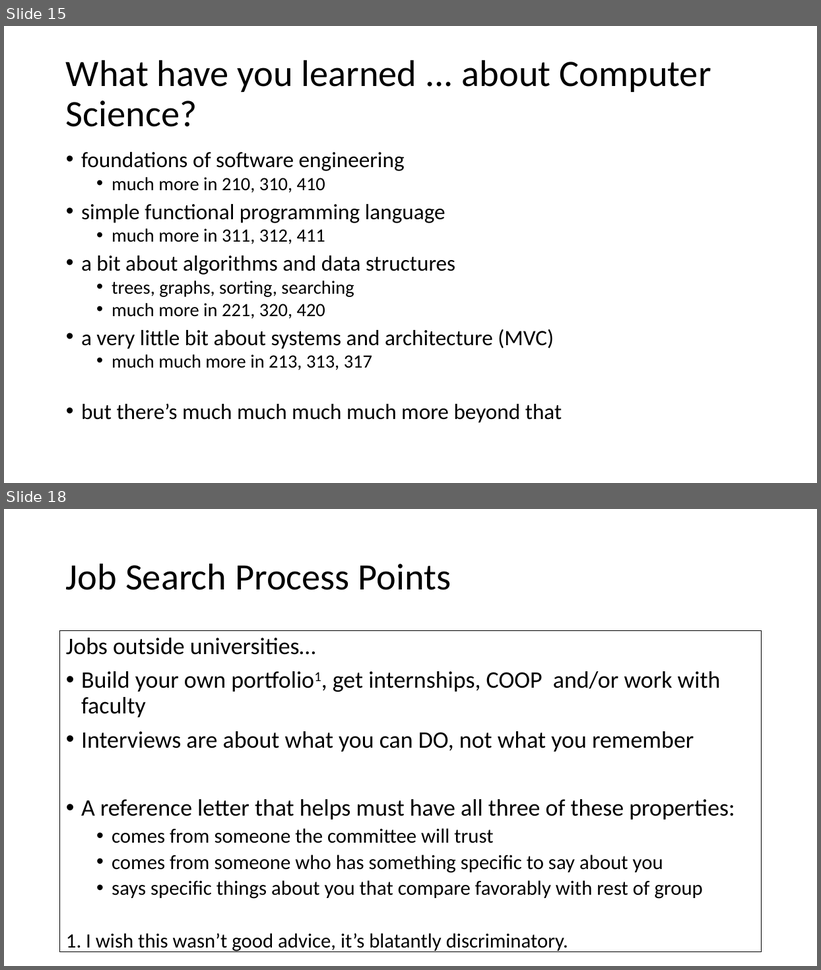
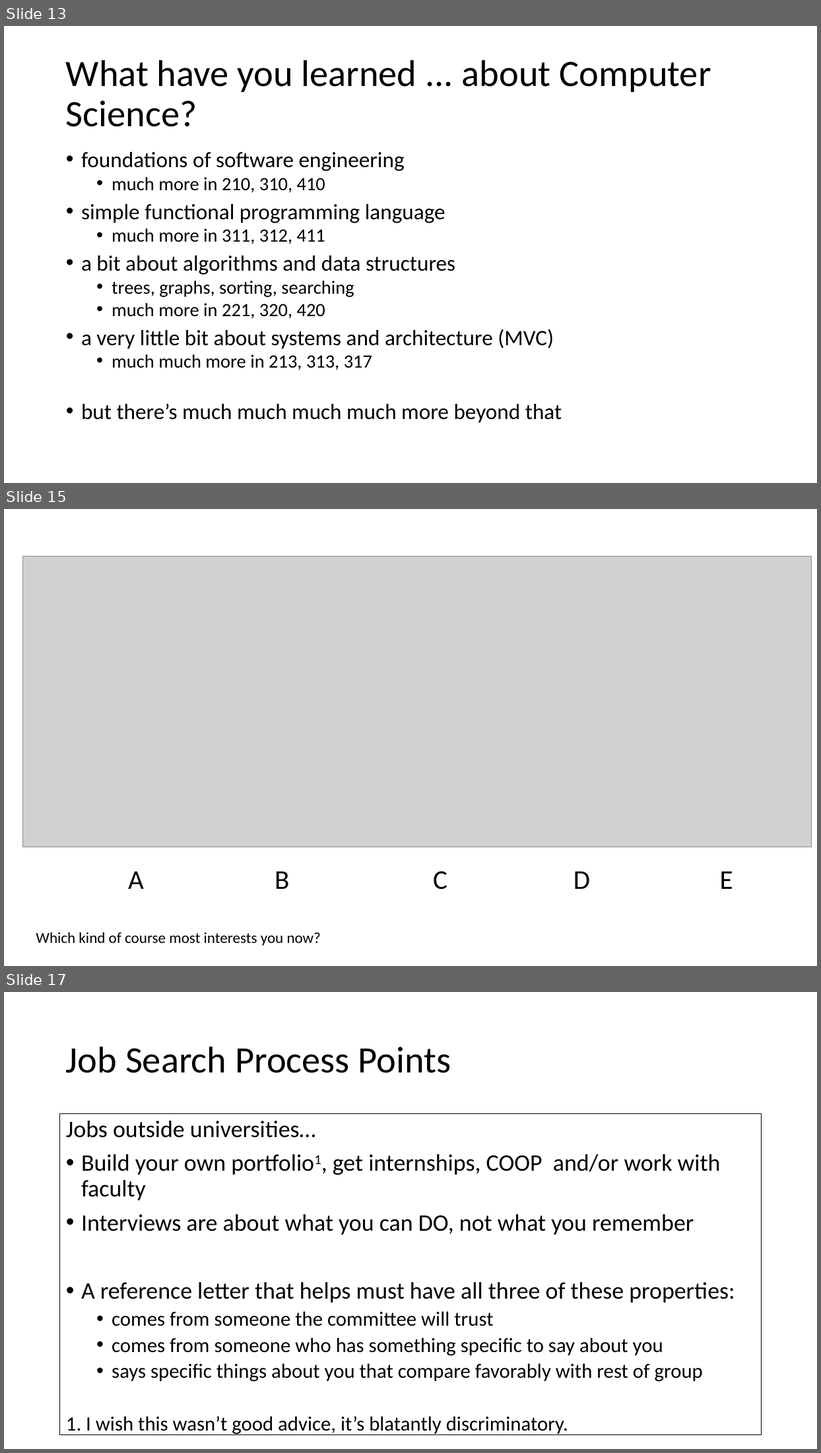
Before and after one commit to GregorKiczales/spd-materials, a slide deck: instructor/l23/lec23-wrap.pptx. Shown one above the other, each under a label of ours: slides 15 and 18 before the commit, slides 13, 15 and 17 after it; the slides between them are not shown. The pictures are 821x970 and 821x1453 pixels, drawn with LibreOffice and Linux fonts; fonts in the diff are those of the drawing; grey boxes stand for pictures. Boxes give left, top, right and bottom in pixels: in the first picture for what was removed or moved away, otherwise in the second. Text is boxed around its words. In the diff, an @@ line names an element or a change of style, - is before the commit and + after.

```diff
--- a/instructor/l23/lec23-wrap.pptx
+++ b/instructor/l23/lec23-wrap.pptx
@@ slide 15 added at bbox=[4, 509, 817, 966], background #FFFFFF @@
@@ picture added at bbox=[23, 557, 812, 848] @@
@@ text added at bbox=[128, 871, 733, 890], 32 pt, text #000000 @@
+A B C D E
@@ text added at bbox=[36, 933, 321, 946], 18 pt, text #000000 @@
+Which kind of course most interests you now?
@@ what was slide 15 is now slide 13 @@
@@ what was slide 18 is now slide 17 @@
```
Also in this commit, not shown: 5 slides changed, 4 other slides added, 4 slides removed, 3 other files.
